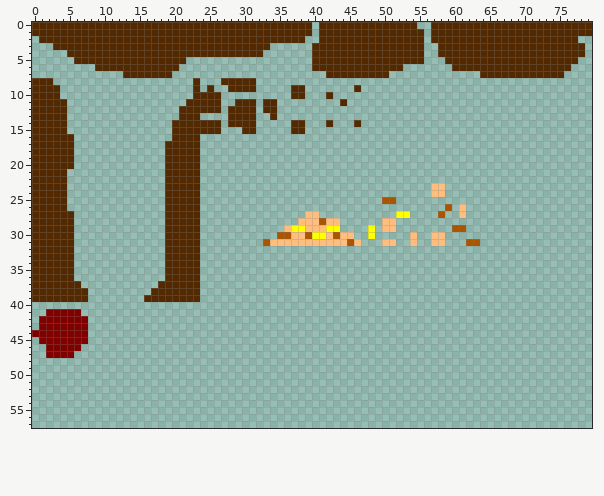
One commit to this sprite sheet: media/tiles8.png. Above, as it was before the edit.
The file is 80x80 pixels. Shown: x 0..79, y 0..57.
New version:
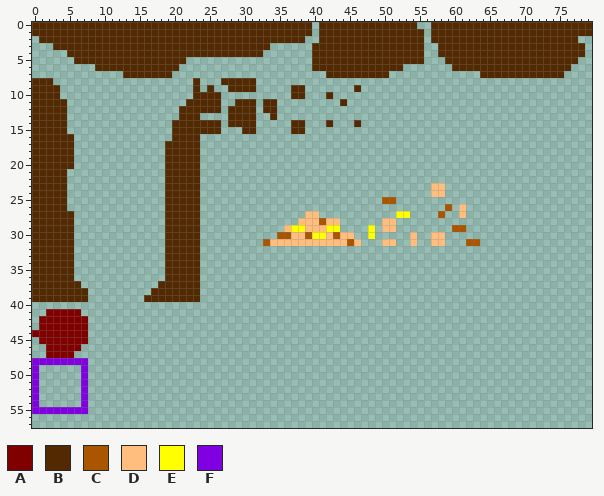
Palette (. is transparent): A #800000  B #522900  C #aa5500  D #ffbe7d  E #ffff00  F #8000e1
Edits made:
{"y":48,"x":0,"old":"........","new":"FFFFFFFF"}
{"y":49,"x":0,"old":".","new":"F"}
{"y":49,"x":7,"old":".","new":"F"}
{"y":50,"x":0,"old":".","new":"F"}
{"y":50,"x":7,"old":".","new":"F"}
{"y":51,"x":0,"old":".","new":"F"}
{"y":51,"x":7,"old":".","new":"F"}
{"y":52,"x":0,"old":".","new":"F"}
{"y":52,"x":7,"old":".","new":"F"}
{"y":53,"x":0,"old":".","new":"F"}
{"y":53,"x":7,"old":".","new":"F"}
{"y":54,"x":0,"old":".","new":"F"}
{"y":54,"x":7,"old":".","new":"F"}
{"y":55,"x":0,"old":"........","new":"FFFFFFFF"}
